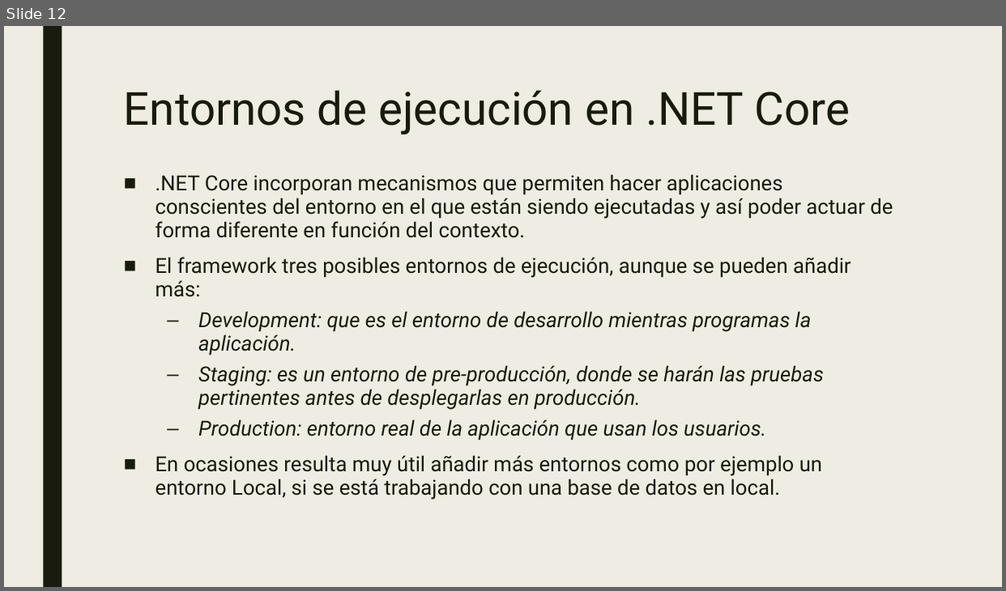
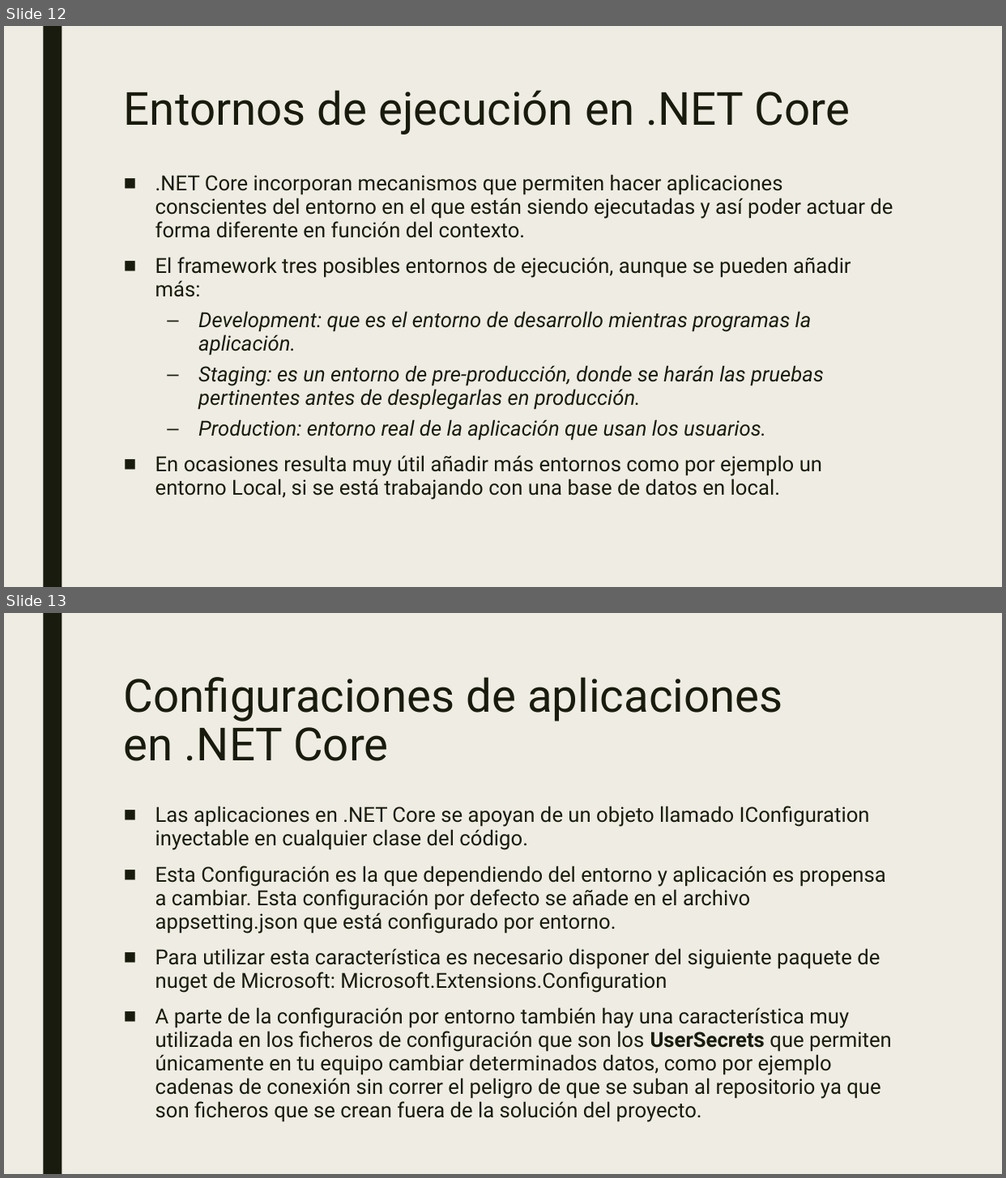
Before and after one commit to dadjh85/Demo1-Curso-.NetCore3.1, a slide deck: doc/Demo1- Curso .NET Core.pptx. Shown one above the other, each under a label of ours: slide 12 before the commit, slides 12 and 13 after it. The pictures are 1006x591 and 1006x1178 pixels, drawn with LibreOffice and Linux fonts; fonts in the diff are those of the drawing. Boxes give left, top, right and bottom in pixels: in the first picture for what was removed or moved away, otherwise in the second. Text is boxed around its words. In the diff, an @@ line names an element or a change of style, - is before the commit and + after.

Commit message:
* Added changes IConfiguration

```diff
--- a/doc/Demo1- Curso .NET Core.pptx
+++ b/doc/Demo1- Curso .NET Core.pptx
@@ slide 13 added at (4, 613, 1002, 1174), background #EFEDE3; not listed: 1 template element that a slide beside it also shows @@
@@ title added at (124, 677, 783, 761), 44 pt, text #191B0E @@
+Configuraciones de aplicaciones en .NET Core
@@ text added at (155, 806, 892, 1122), 20 pt, text #191B0E @@
+■ Las aplicaciones en .NET Core se apoyan de un objeto llamado IConfiguration inyectable en cualquier clase del código.
+■ Esta Configuración es la que dependiendo del entorno y aplicación es propensa a cambiar. Esta configuración por defecto se añade en el archivo appsetting.json que está configurado por entorno.
+■ Para utilizar esta característica es necesario disponer del siguiente paquete de nuget de Microsoft: Microsoft.Extensions.Configuration
+■ A parte de la configuración por entorno también hay una característica muy utilizada en los ficheros de configuración que son los UserSecrets que permiten únicamente en tu equipo cambiar determinados datos, como por ejemplo cadenas de conexión sin correr el peligro de que se suban al repositorio ya que son ficheros que se crean fuera de la solución del proyecto.
```
Also in this commit, not shown: 1 other slide added, 8 other files.
